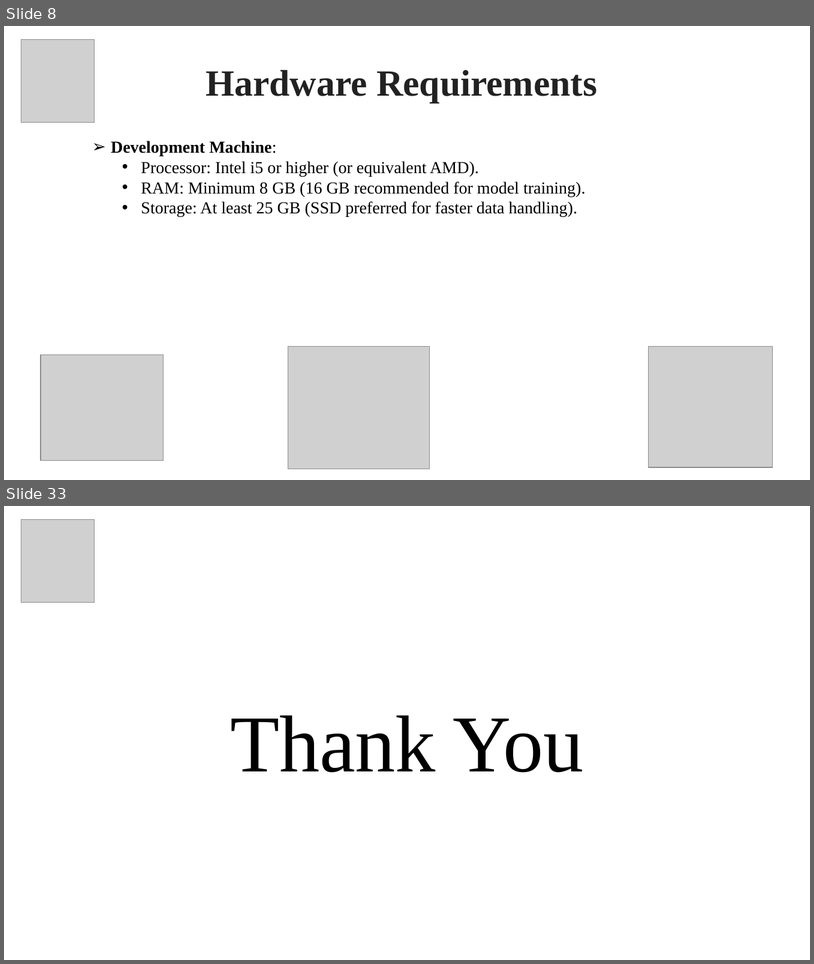
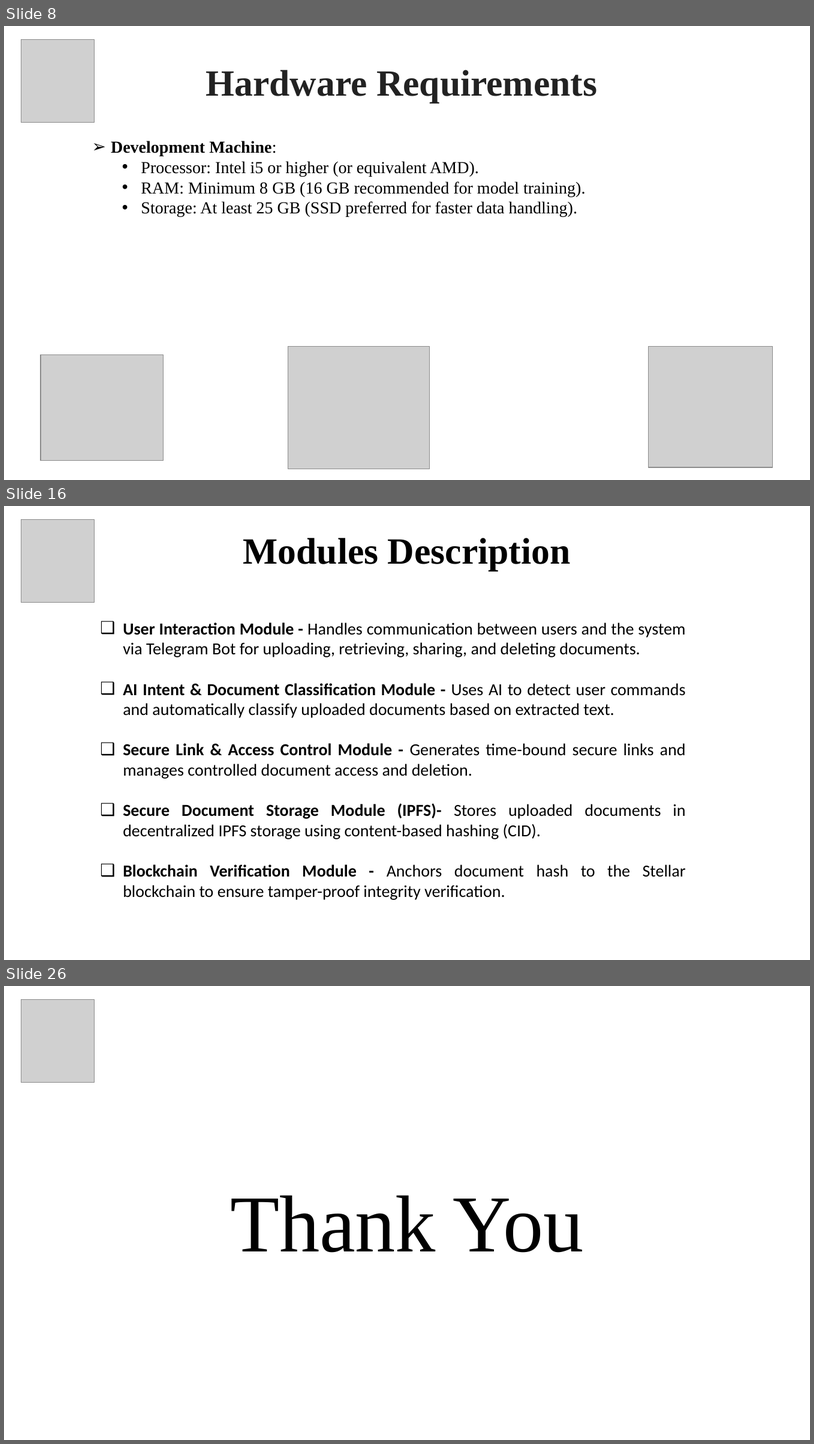
Before and after one commit to yuvaakhil/TrustAgent, a slide deck: Docs/TrustAgent.pptx. Shown one above the other, each under a label of ours: slides 8 and 33 before the commit, slides 8, 16 and 26 after it; the slides between them are not shown. The pictures are 814x964 and 814x1444 pixels, drawn with LibreOffice and Linux fonts; fonts in the diff are those of the drawing; grey boxes stand for pictures. Boxes give left, top, right and bottom in pixels: in the first picture for what was removed or moved away, otherwise in the second. Text is boxed around its words. In the diff, an @@ line names an element or a change of style, - is before the commit and + after.

```diff
--- a/Docs/TrustAgent.pptx
+++ b/Docs/TrustAgent.pptx
@@ slide 16 added at (4,506,810,960), background #FFFFFF @@
@@ picture added at (21,519,94,602) @@
@@ title added at (243,538,570,570), 44 pt, text #000000, bold @@
+Modules Description
@@ text added at (123,622,686,900), 20 pt, text #000000 @@
+❑ User Interaction Module - Handles communication between users and the system via Telegram Bot for uploading, retrieving, sharing, and deleting documents.
+❑ AI Intent & Document Classification Module - Uses AI to detect user commands and automatically classify uploaded documents based on extracted text.
+❑ Secure Link & Access Control Module - Generates time-bound secure links and manages controlled document access and deletion.
+❑ Secure Document Storage Module (IPFS)- Stores uploaded documents in decentralized IPFS storage using content-based hashing (CID).
+❑ Blockchain Verification Module - Anchors document hash to the Stellar blockchain to ensure tamper-proof integrity verification.
@@ what was slide 33 is now slide 26 @@
```
Also in this commit, not shown: 14 slides changed, 2 other slides added, 10 slides removed, 9 other files.
